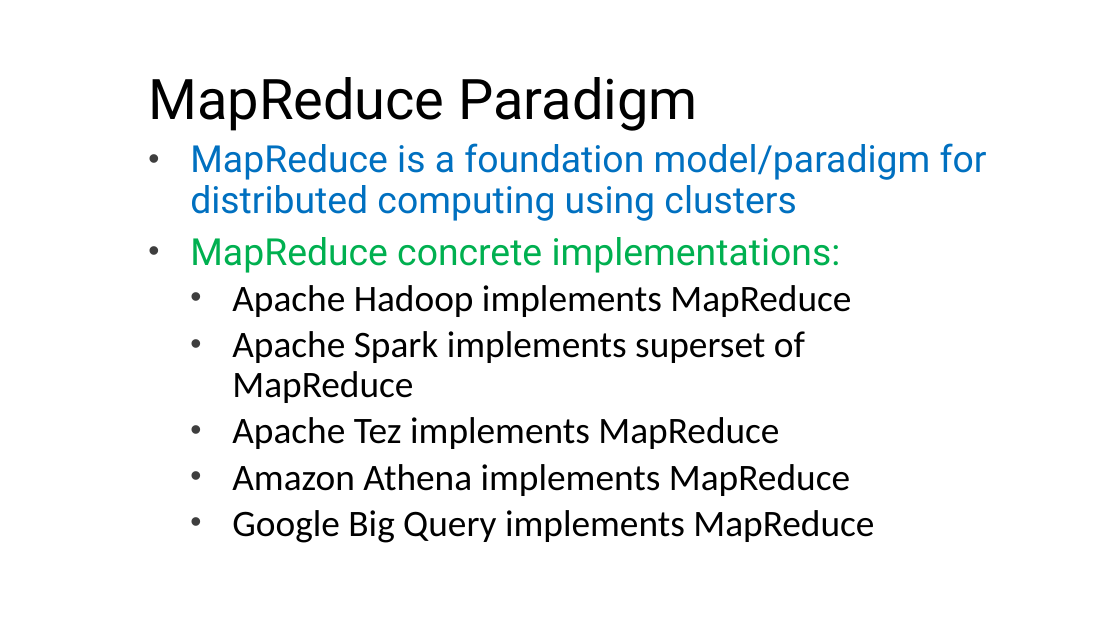
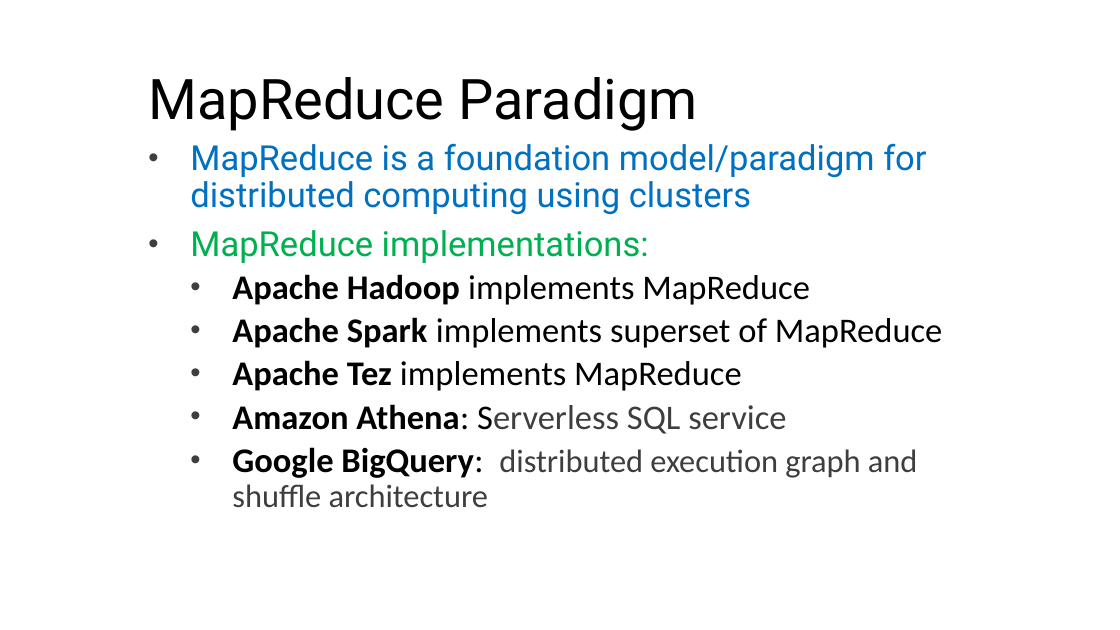
Before and after one commit to mahmoudparsian/big-data-modeling, a slide deck: slide 13 of course_outine_10_weeks/Course_Outline_Big_Data_Modeling.pptx (slide 12 before the commit). Drawn at 1120x630 pixels with LibreOffice and Linux fonts; fonts in the diff are those of the drawing; background and template pictures are left out. Boxes give left, top, right and bottom in pixels: in the first picture for what was removed or moved away, otherwise in the second. Text is boxed around its words. In the diff, an @@ line names an element or a change of style, - is before the commit and + after.

```diff
--- a/course_outine_10_weeks/Course_Outline_Big_Data_Modeling.pptx
+++ b/course_outine_10_weeks/Course_Outline_Big_Data_Modeling.pptx
@@ subtitle at [190,143,943,391]: size 32 to 29.6 pt in "MapReduce is a foundation model/paradigm for distributed ...", "Apache Hadoop implements MapReduce", "Apache Spark implements superset of MapReduce", "Apache Tez implements MapReduce"; bold on in "Apache Hadoop", "Apache Spark", "Apache Tez" @@
@@ subtitle at [190,230,649,263]: text changed; size 32 to 29.6 pt @@
-• MapReduce concrete implementations:
+• MapReduce implementations:
@@ subtitle at [232,404,918,508]: text changed; size 32 to 29.6 pt; text colour #000000 to #3E3E3E @@
-  • Amazon Athena implements MapReduce
-  • Google Big Query implements MapReduce
+  • Amazon Athena: Serverless SQL service
+  • Google BigQuery: distributed execution graph and shuffle architecture
```
Also in this commit, not shown: 3 other slides changed, 1 slide added, 1 other file.
